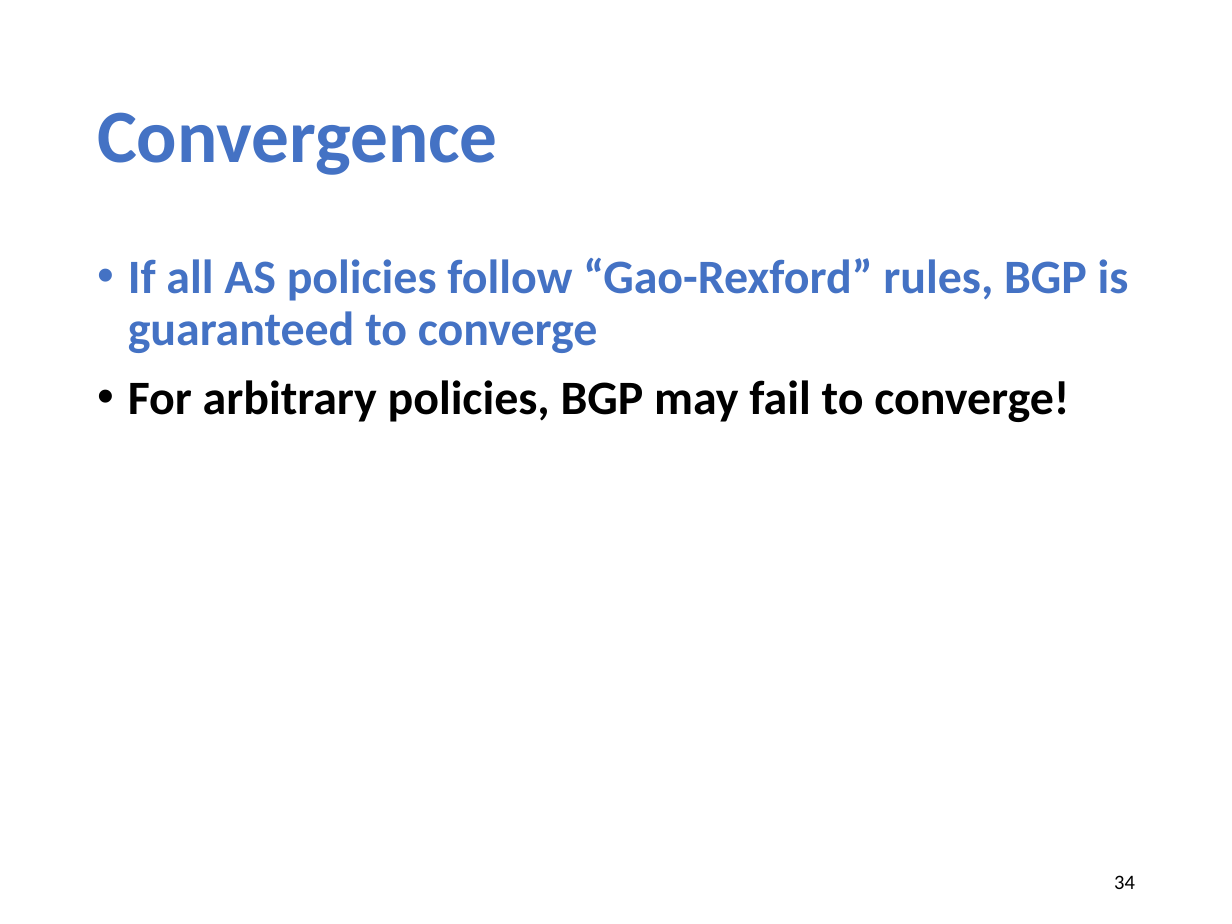
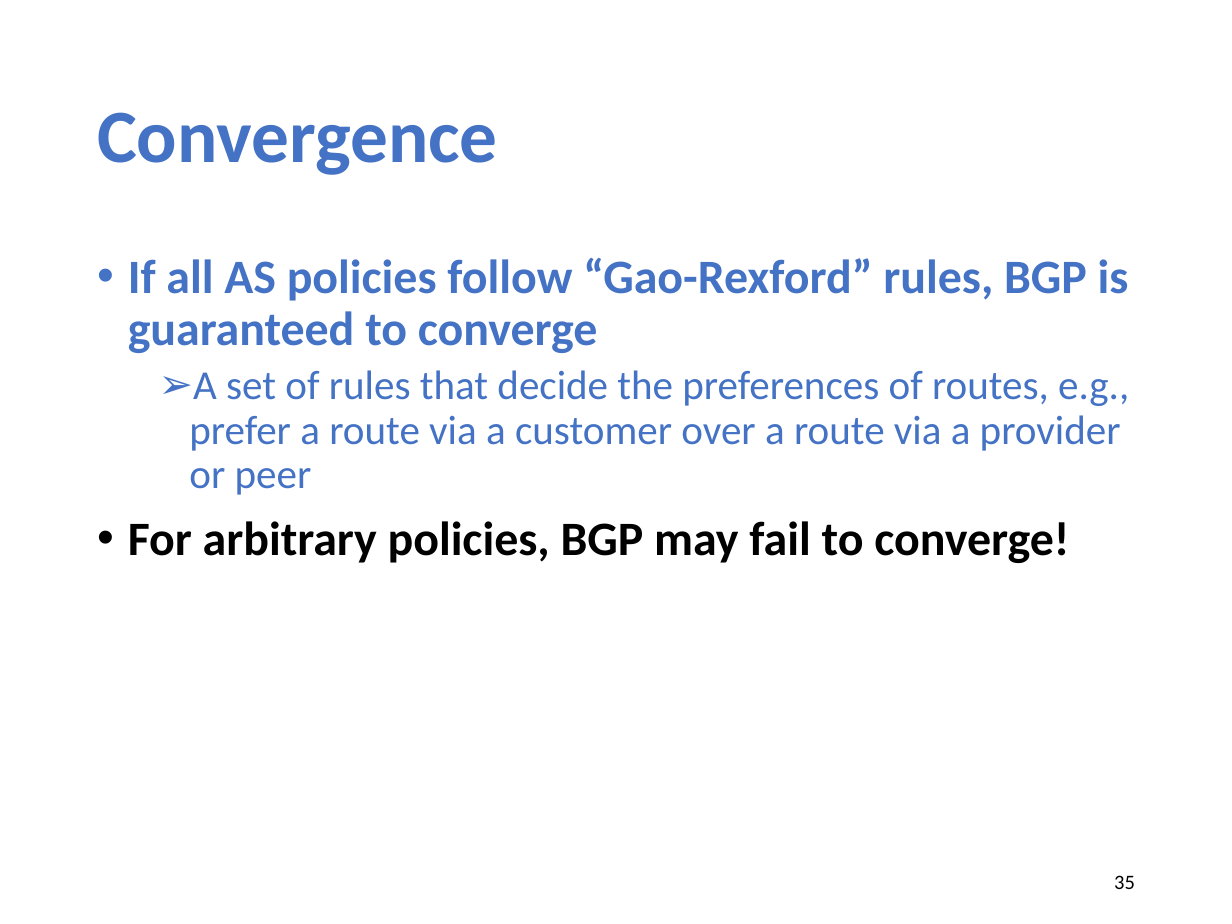
Before and after one commit to xinjin/course-net, a slide deck: slide 35 of slides/lec15_bgp.pptx (slide 34 before the commit). Drawn at 1232x924 pixels with LibreOffice and Linux fonts; fonts in the diff are those of the drawing. Boxes give left, top, right and bottom in pixels: in the first picture for what was removed or moved away, otherwise in the second. Text is boxed around its words. In the diff, an @@ line names an element or a change of style, - is before the commit and + after.

Commit message:
update

```diff
--- a/slides/lec15_bgp.pptx
+++ b/slides/lec15_bgp.pptx
@@ text at [189,370,1129,495]: paragraph added @@
+  ➢ A set of rules that decide the preferences of routes, e.g., prefer a route via a customer over a route via a provider or peer
@@ page number at [1114,875,1135,889]: text changed @@
-34
+35
```
Also in this commit, not shown: 16 other slides changed, 1 slide added.
